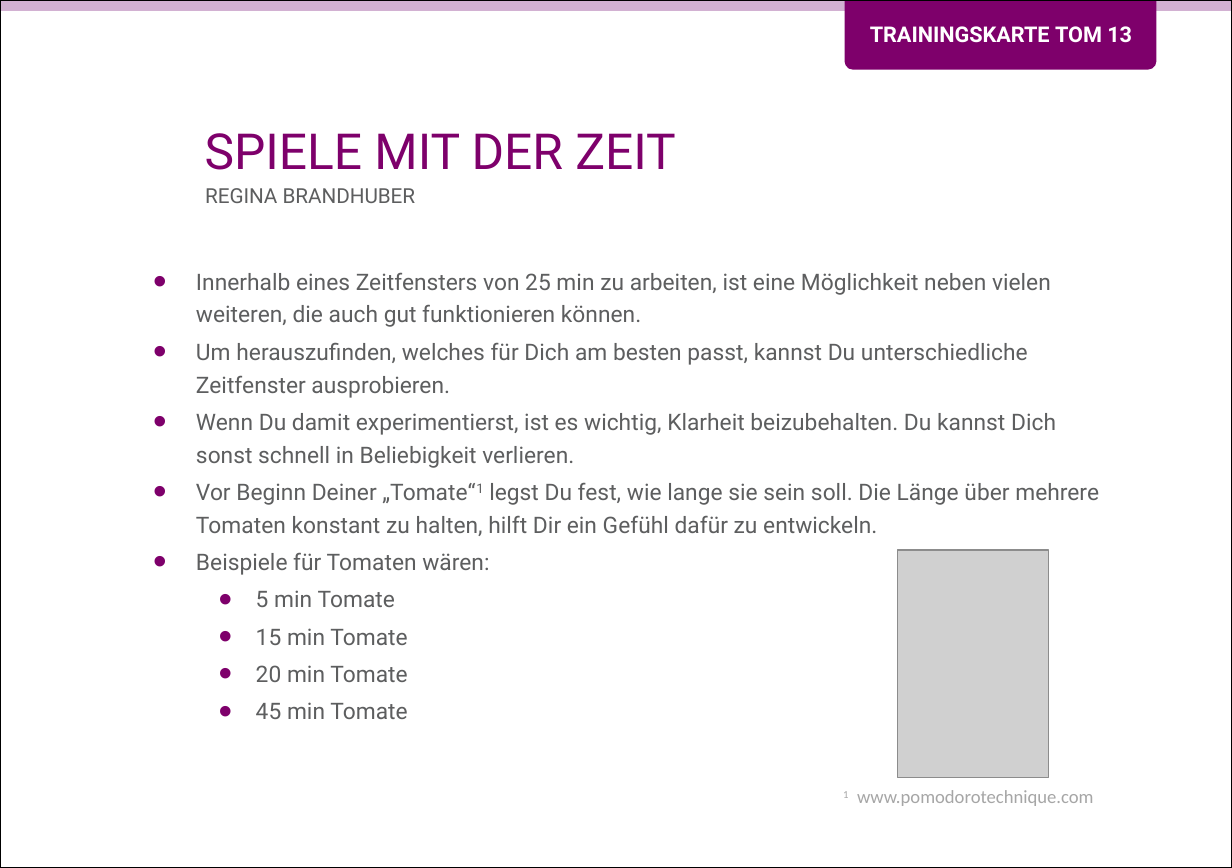
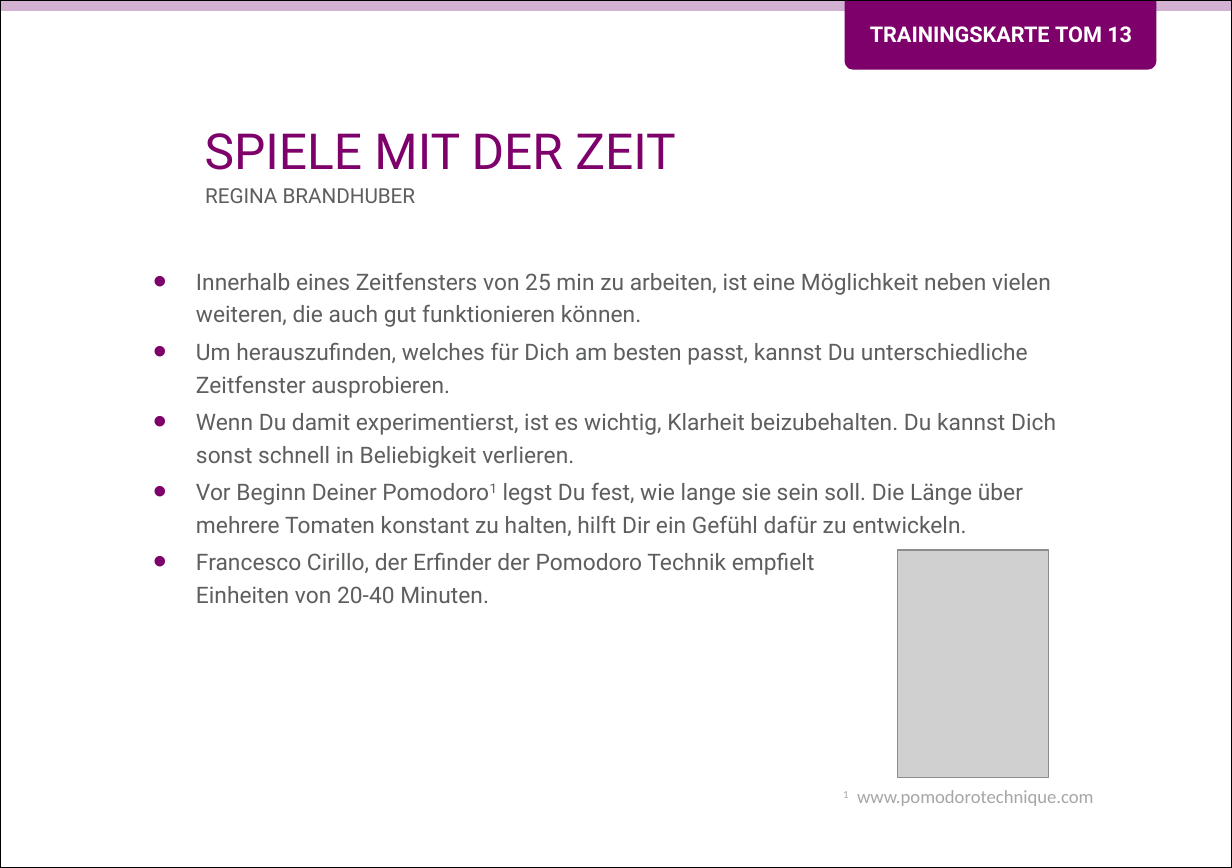
Before and after one commit to Teamtool/training-materials, a slide deck: slide 1 of training-cards/music moves/Tomatoes (TOM)/ger/apprentice/ger_TOM_13_Spiele_mit_der_Zeit_MM_A.pptx. Drawn at 1232x868 pixels with LibreOffice and Linux fonts; fonts in the diff are those of the drawing; grey boxes stand for pictures; background and template pictures are left out. Boxes give left, top, right and bottom in pixels: in the first picture for what was removed or moved away, otherwise in the second. Text is boxed around its words. In the diff, an @@ line names an element or a change of style, - is before the commit and + after.

Commit message:
TOM 13 Spiele mit der Zeit
Für Promotion überarbeitet

```diff
--- a/training-cards/music moves/Tomatoes (TOM)/ger/apprentice/ger_TOM_13_Spiele_mit_der_Zeit_MM_A.pptx
+++ b/training-cards/music moves/Tomatoes (TOM)/ger/apprentice/ger_TOM_13_Spiele_mit_der_Zeit_MM_A.pptx
@@ text at bbox=[196, 482, 1023, 603]: text changed @@
-• Vor Beginn Deiner „Tomate“1 legst Du fest, wie lange sie sein soll. Die Länge über mehrere Tomaten konstant zu halten, hilft Dir ein Gefühl dafür zu entwickeln.
-• Beispiele für Tomaten wären:
-  • 5 min Tomate
-  • 15 min Tomate
-  • 20 min Tomate
-  • 45 min Tomate
+• Vor Beginn Deiner Pomodoro1 legst Du fest, wie lange sie sein soll. Die Länge über mehrere Tomaten konstant zu halten, hilft Dir ein Gefühl dafür zu entwickeln.
+• Francesco Cirillo, der Erfinder der Pomodoro Technik empfielt
+  Einheiten von 20-40 Minuten.
```
Also in this commit, not shown: 1 other slide changed, 1 other file.
